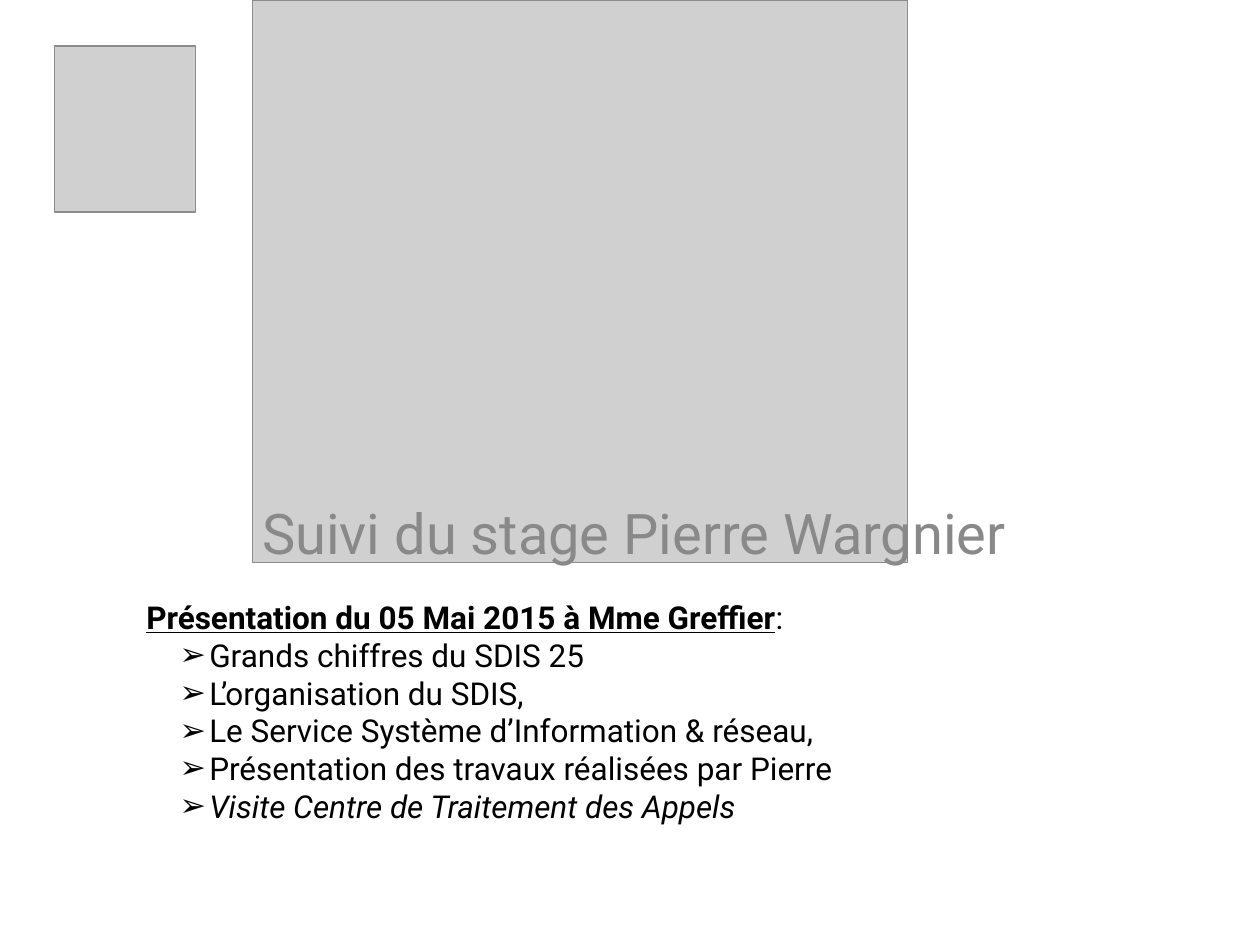
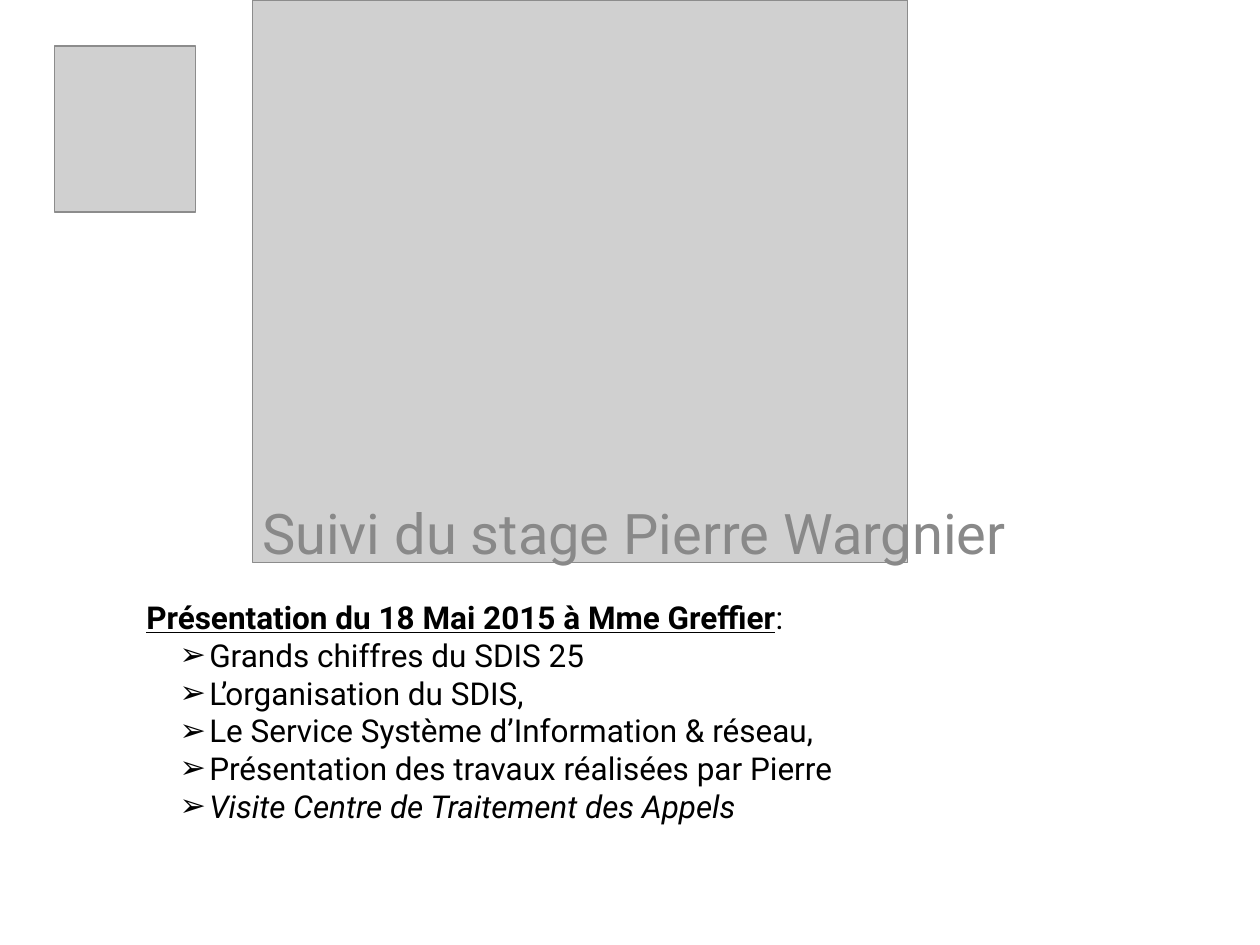
Before and after one commit to Mialus/Stage, a slide deck: slide 1 of présentation Pierre Wargnier.ppt. Drawn at 1260x945 pixels with LibreOffice and Linux fonts; fonts in the diff are those of the drawing; grey boxes stand for pictures. Boxes give left, top, right and bottom in pixels: in the first picture for what was removed or moved away, otherwise in the second. Text is boxed around its words. In the diff, an @@ line names an element or a change of style, - is before the commit and + after.

Commit message:
up

```diff
--- a/présentation Pierre Wargnier.ppt
+++ b/présentation Pierre Wargnier.ppt
@@ text at (146, 605, 783, 633): text changed @@
-Présentation du 05 Mai 2015 à Mme Greffier:
+Présentation du 18 Mai 2015 à Mme Greffier:
```
